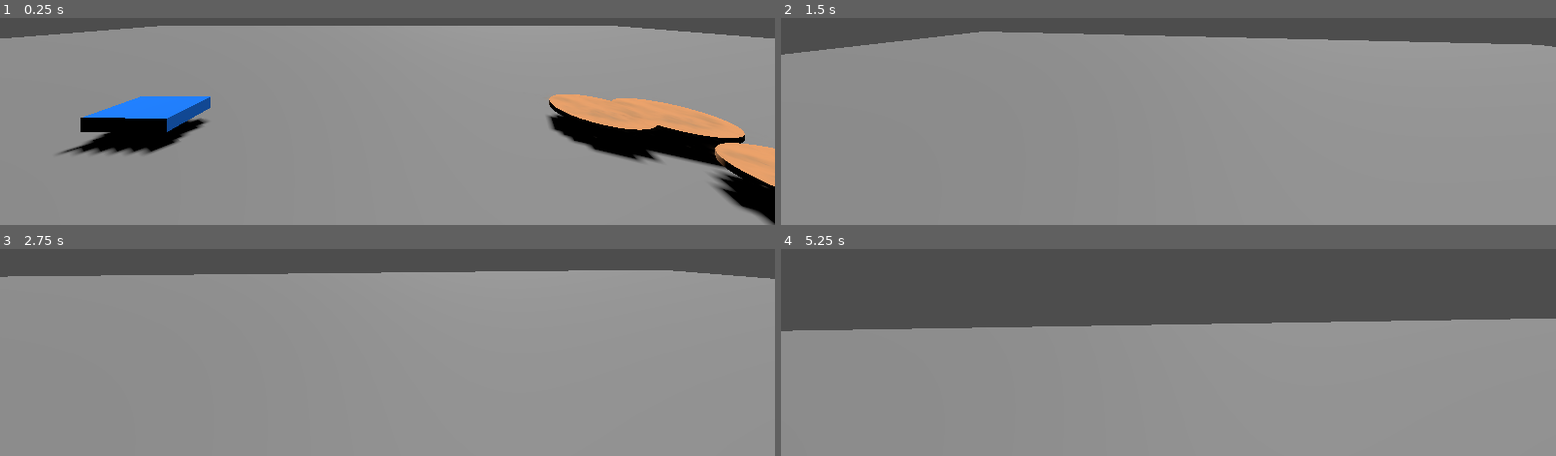
Above: before the commit, frames 1-4 (two rows, left to right).
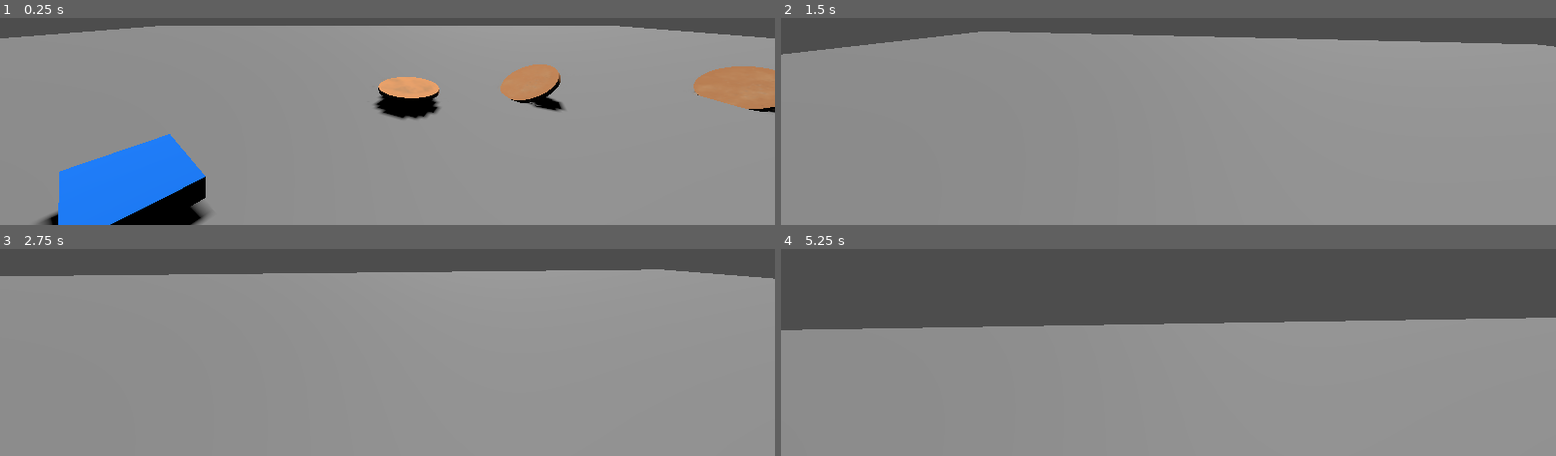
Above: after the commit, the same moments.

Repository: AKM372/STAR-Scholars-Project-2026
Game: Godot game, scene res://world.tscn
Same seed, same stepped clock (60 frames per second), same inputs: the game is played once before the commit and once after it.
Inputs (mouse positions are in pixels of both pictures, inside the frame that each line leads up to):
- Up to frame 1 (0.25 s): no input
- Up to frame 2 (1.5 s): tap Enter at 0.5 s; move the mouse to (outside the picture) at 0.52 s; hold F (interact) 0.53-1.28 s; hold Up (forward) from 0.53 s (still down); tap Space (jump) at 0.77 s; click (outside the picture) at 0.8 s; move the mouse to (outside the picture) at 1.27 s; click (outside the picture) at 1.35 s
- Up to frame 3 (2.75 s): keep holding Up (forward); tap Space (jump) at 1.52 s; tap F (interact) at 1.55 s; move the mouse to (outside the picture) at 2.02 s; hold F (interact) from 2.03 s (still down); click (outside the picture) at 2.3 s
- Up to frame 4 (5.25 s): keep holding Up (forward); move the mouse to (outside the picture) at 2.77 s; release F (interact) at 2.78 s; click (outside the picture) at 2.85 s; tap Space (jump) at 3.02, 3.77, 4.52 s; tap F (interact) at 3.05, 4.55 s; move the mouse to (outside the picture) at 3.52 s; hold F (interact) 3.53-4.28 s; click (outside the picture) at 3.8 s; move the mouse to (outside the picture) at 4.27 s; click (outside the picture) at 4.35 s; move the mouse to (outside the picture) at 5.02 s; hold F (interact) from 5.03 s (still down)

The runs differ from the first frame. In frame 1, 22% of the frame differs, in the area x 1-100%, y 3-100%; in frame 2, 0.1%; in frame 3, 0.1%; in frame 4, 0.4%.

Commit message:
unplayable update
I was reordering files and lost the world (main) uid file. this version will not run. i had added a few features such as messing with a dropping dishes sfx and making the "glitch circle" larger

Diff:
--- /dev/null
+++ b/dish drop sound.tscn
@@ -0,0 +1,6 @@
+[gd_scene load_steps=2 format=3 uid="uid://8sfshquncx2u"]
+
+[ext_resource type="AudioStream" uid="uid://bb3xtg4j3ca28" path="res://assets/sounds/dishes_drop.mp3" id="1_45j2q"]
+
+[node name="AudioStreamPlayer3D" type="AudioStreamPlayer3D"]
+stream = ExtResource("1_45j2q")
--- a/plate.tscn
+++ b/plate.tscn
@@ -28,6 +28,7 @@
 
 [node name="Plate" type="RigidBody3D"]
 top_level = true
+collision_layer = 2
 freeze_mode = 1
 contact_monitor = true
 max_contacts_reported = 1
--- a/player.tscn
+++ b/player.tscn
@@ -19,6 +19,7 @@
 
 [node name="RayCast3D" type="RayCast3D" parent="Head/Camera3D"]
 target_position = Vector3(0, 0, -2)
+collision_mask = 3
 
 [node name="HandMarker" type="Marker3D" parent="Head/Camera3D"]
 unique_name_in_owner = true
--- a/plate_script.gd
+++ b/scripts/plate_script.gd
@@ -19,7 +19,12 @@
 var displayed_dirt := 1.0    # what's shown, eases toward dirt_amount
 @export var fade_speed := 8.0
 
+#sfx
+@onready var drop_sound: AudioStreamPlayer3D = $DropSound
+
 func _ready():
+	print(get_tree_string_pretty())
+	body_entered.connect(_on_body_entered)
 	#connects raycast to selection
 	player = get_tree().get_first_node_in_group("player")
 	if player:
@@ -69,3 +74,9 @@
 func _on_area_3d_area_exited(area: Area3D) -> void:
 	if area.get_parent().is_in_group('sponge'):
 		sponge_touching = false
+
+
+func _on_body_entered(body: Node) -> void:
+	if linear_velocity.length() > 1.0 and body.get_parent().is_in_group('world'):
+	#drop_sound.play()
+		print('drop sound')
--- a/player.gd
+++ b/scripts/player.gd
@@ -28,8 +28,8 @@
 var glitch_check_timer := 0.0
 var glitch_recover_timer := 0.0
 @export var glitch_check_interval := 3.0   # how often we re-roll while NOT glitched
-@export var glitch_min_radius := 0.5       # must be > scrub_radius (0.3)
-@export var glitch_max_radius := 0.8
+@export var glitch_min_radius := 0.8       # must be > scrub_radius (0.3)
+@export var glitch_max_radius := 1.5
 @export var glitch_recover_min := 2.0      # seconds before auto-reset
 @export var glitch_recover_max := 6.0
 
@@ -79,6 +79,8 @@
 			pickedObject = null
 		elif ray_cast_3d.is_colliding():
 			pick_up_object(ray_cast_3d.get_collider())
+		else:
+			return
 
 	#initiates scrubbing animation for the scrub click
 	if event.is_action_pressed('scrub') and offhandObject and not scrubbing:
@@ -139,15 +141,15 @@
 func _roll_glitch() -> void:
 	var random_float = randf()
 
-	if random_float < 0.5:
-		# 50% chance: nothing happens, plate stays put
+	if random_float < 0.8:
+		_start_glitch(glitch_min_radius, glitch_min_radius + 0.2)
+		#80% glitch
+	elif random_float < 0.9:
 		pass
-	elif random_float < 0.8:
-		# 80% chance: mild drift
-		_start_glitch(glitch_min_radius, glitch_min_radius + 0.2)
+		#10% nothing
 	else:
-		# 5% chance: bad drift
 		_start_glitch(glitch_min_radius + 0.2, glitch_max_radius)
+		#10% worse glitch
 
 #defines the glitch offset
 func _start_glitch(min_r: float, max_r: float) -> void:
--- /dev/null
+++ b/sink.tscn
@@ -0,0 +1,14 @@
+[gd_scene load_steps=3 format=3 uid="uid://dy352ngswtmjc"]
+
+[sub_resource type="BoxShape3D" id="BoxShape3D_hg6cf"]
+
+[sub_resource type="BoxMesh" id="BoxMesh_1ab20"]
+
+[node name="sink" type="StaticBody3D"]
+transform = Transform3D(2.2621543, 0, 0, 0, 0.7076869, 0, 0, 0, 1.2116593, 0, 0, 0)
+
+[node name="CollisionShape3D" type="CollisionShape3D" parent="."]
+shape = SubResource("BoxShape3D_hg6cf")
+
+[node name="MeshInstance3D" type="MeshInstance3D" parent="."]
+mesh = SubResource("BoxMesh_1ab20")
--- a/sponge.tscn
+++ b/sponge.tscn
@@ -30,6 +30,7 @@
 
 [node name="sponge" type="RigidBody3D" groups=["sponge"]]
 transform = Transform3D(-0.007853948, 0, -0.9999692, 0, 1, 0, 0.9999692, 0, -0.007853948, 0, 0, 0)
+collision_layer = 2
 freeze_mode = 1
 contact_monitor = true
 script = ExtResource("1_s48kf")
--- a/world.tscn
+++ b/world.tscn
@@ -22,19 +22,19 @@
 debug_color = Color(0.12941177, 0.5137255, 0.7294118, 1)
 
 [node name="MeshInstance3D" type="MeshInstance3D" parent="Floor"]
-transform = Transform3D(40, 0, 0, 0, 0.5, 0, 0, 0, 40, 0, -0.5, 0)
+transform = Transform3D(40, 0, 0, 0, 0.5, 0, 0, 0, 40, 0.019608498, -0.48785663, -0.023343801)
 mesh = SubResource("BoxMesh_f3sb7")
 
 [node name="Plate" parent="." instance=ExtResource("4_036b0")]
-transform = Transform3D(1, 0, 0, 0, 1, 0, 0, 0, 1, 2.726321, 0, -2.9065943)
+transform = Transform3D(0.83220583, -0.55446684, 0, 0.55446684, 0.83220583, 0, 0, 0, 1, 2.5412393, 0.25267962, -4.0217505)
+
+[node name="Plate2" parent="." instance=ExtResource("4_036b0")]
+transform = Transform3D(0.99999994, 0, 0, 0, 0.99999994, 0, 0, 0, 1, 0.35256067, -0.116672486, -3.7505062)
 
 [node name="Plate3" parent="." instance=ExtResource("4_036b0")]
-transform = Transform3D(1, 0, 0, 0, 1, 0, 0, 0, 1, 3.4633234, 0.51171327, -2.7513573)
+transform = Transform3D(0.7820102, -0.6232656, 0, 0.6232656, 0.7820102, 0, 0, 0, 1, 5.967604, 0.25915474, -3.7591188)
 
 [node name="player" parent="." instance=ExtResource("2_tlwt5")]
 
 [node name="sponge" parent="." instance=ExtResource("3_aqk2v")]
-transform = Transform3D(-0.007853948, 0, -0.9999692, 0, 1, 0, 0.9999692, 0, -0.007853948, -3.0273283, 0, -2.8755882)
-
-[node name="Plate2" parent="." instance=ExtResource("4_036b0")]
-transform = Transform3D(1, 0, 0, 0, 1, 0, 0, 0, 1, 3.346166, 0, -1.6726775)
+transform = Transform3D(-0.5668808, 0, -0.8237998, 0, 1, 0, 0.8237998, 0, -0.5668808, -1.9525249, -0.048689365, -1.7012129)
Renamed: Dirt-PNG-Image-HD.png -> assets/Dirt-PNG-Image-HD.png
Not shown, changed: assets/Dirt-PNG-Image-HD.png.import
Renamed: sink.fbx -> assets/sink.fbx
Not shown, changed: assets/sink.fbx.import
Renamed: sink.mtl -> assets/sink.mtl
Renamed: sink.obj -> assets/sink.obj
Not shown, added: assets/sink.obj.import
Not shown, added: assets/sounds/dishes_drop.mp3.import
Not shown, added: assets/sounds/sink.mp3.import
Renamed: plate_script.gd.uid -> scripts/plate_script.gd.uid
Renamed: player.gd.uid -> scripts/player.gd.uid
Renamed: sponge_script.gd -> scripts/sponge_script.gd
(and 7 more such lines)
